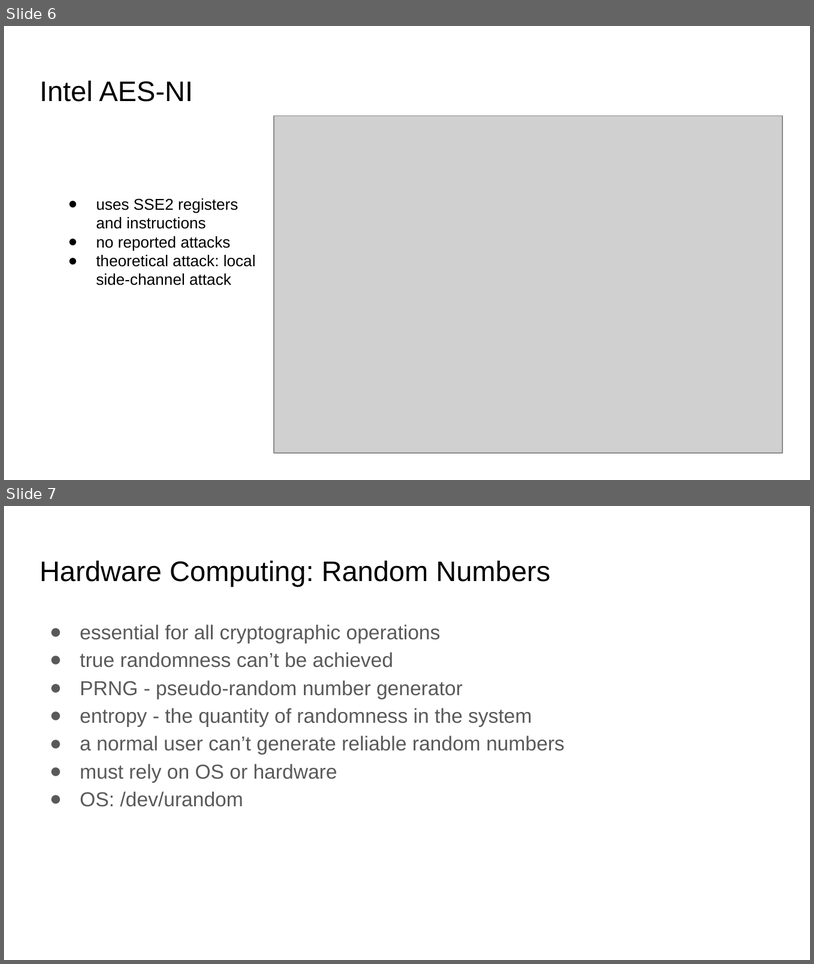
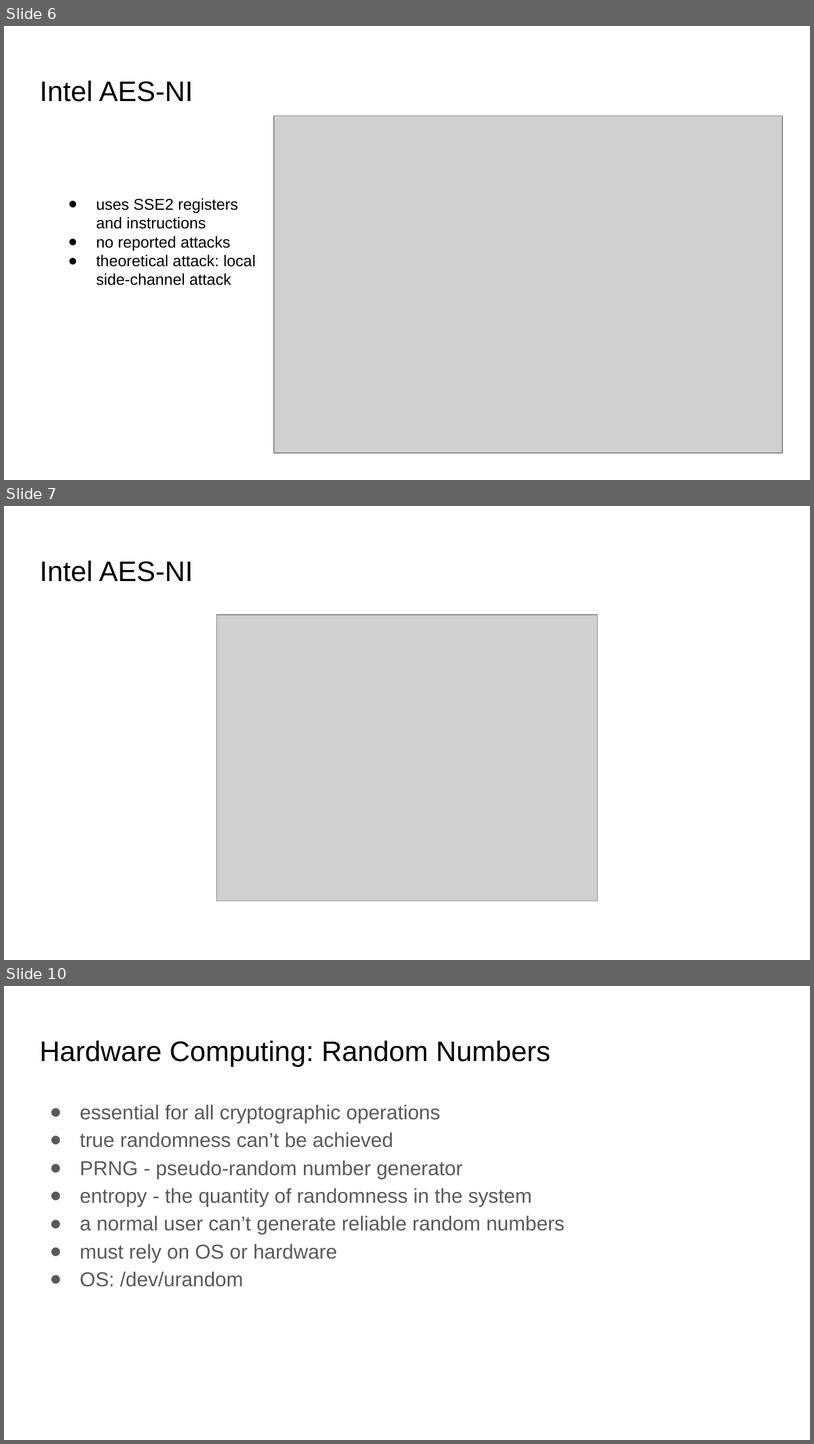
Before and after one commit to security-summer-school/hardware-sec, a slide deck: hardware-computing/slides/Hardware Security.pptx. Shown one above the other, each under a label of ours: slides 6 and 7 before the commit, slides 6, 7 and 10 after it; the slides between them are not shown. The pictures are 814x964 and 814x1444 pixels, drawn with LibreOffice and Linux fonts; fonts in the diff are those of the drawing; grey boxes stand for pictures. Boxes give left, top, right and bottom in pixels: in the first picture for what was removed or moved away, otherwise in the second. Text is boxed around its words. In the diff, an @@ line names an element or a change of style, - is before the commit and + after.

```diff
--- a/hardware-computing/slides/Hardware Security.pptx
+++ b/hardware-computing/slides/Hardware Security.pptx
@@ slide 7 added at box(4, 506, 810, 960), background #FFFFFF @@
@@ title added at box(39, 561, 194, 582), 25.2 pt, text #000000 @@
+Intel AES-NI
@@ picture added at box(217, 615, 597, 900) @@
@@ what was slide 7 is now slide 10 @@
```
Also in this commit, not shown: 6 slides changed, 2 other slides added, 17 other files.
